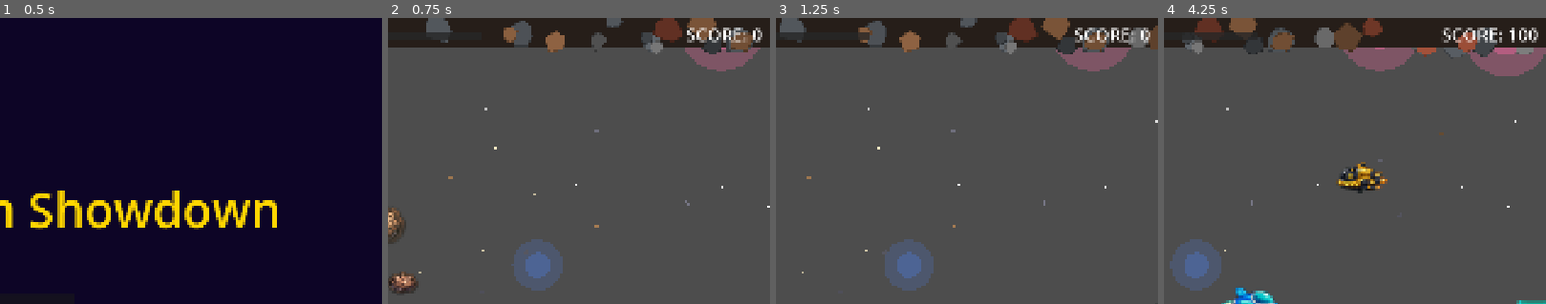
Above: before the commit, frames 1-4 (left to right).
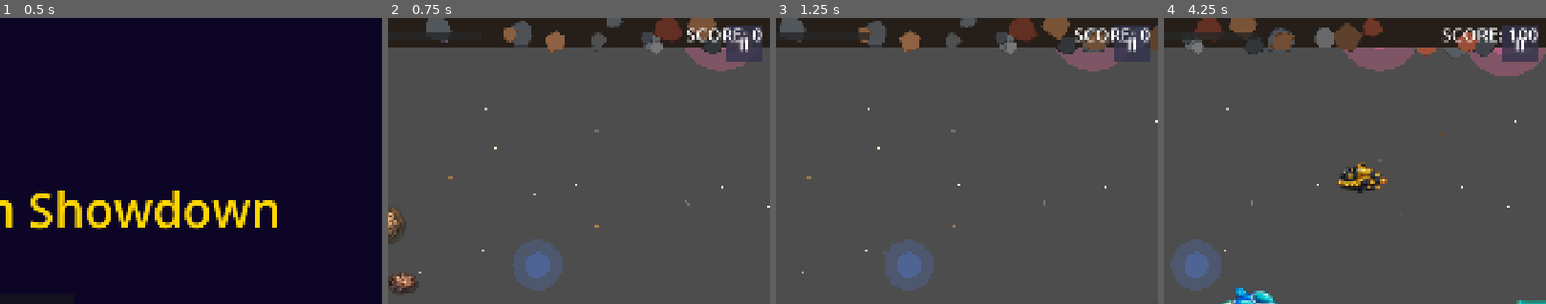
Above: after the commit, the same moments.

Repository: mattzollinhofer/space_scroller
Game: Godot game, scene res://scenes/ui/main_menu.tscn
Two runs of this game, one before a commit and one after it. Both use one fixed random seed, a clock stepped at 60 frames per second and the inputs below.
Inputs (mouse positions are % of the whole screen's width and height, from its top left):
- Up to frame 1 (0.5 s): no input
- Up to frame 2 (0.75 s): click "Play" at 0.5 s
- Up to frame 3 (1.25 s): no input
- Up to frame 4 (4.25 s): tap Enter at 1.25 s; move the mouse to (72, 45) at 1.27 s; hold D (move_right) 1.28-2 s; hold Space (shoot) 1.28-2 s; click (72, 45) at 1.42 s; drag from (30, 55) to (38, 36) at 2.02 s; move the mouse to (60, 28) at 2.77 s; hold D (move_right) 2.78-3.5 s; hold Space (shoot) 2.78-3.5 s; click (60, 28) at 2.92 s; drag from (45, 70) to (20, 76) at 3.52 s
The pictures show only the part of the screen within x 50-100%, y 0-50%; the shares and areas given below are measured in that part.

Frame 1 is identical in both runs. In frame 2, 0.9% of the frame differs, in the area x 88-98%, y 2-16%; in frame 3, 0.7%; in frame 4, 1.1%.

Commit message:
Add pause menu for player to pause and quit to main menu
Players can now pause gameplay by pressing P, ESC, or tapping the pause
button in the top-right corner. The pause menu offers Resume to continue
playing or Quit to Menu to return to the main menu.

- Add "pause" input action mapped to P and ESC keys
- Create PauseMenu CanvasLayer with semi-transparent overlay
- Create PauseButton control in top-right (avoids fire button zone)
- Game tree properly pauses/unpauses when menu shows/hides
- All components use PROCESS_MODE_ALWAYS to work while paused

🤖 Generated with [Claude Code](https://claude.com/claude-code)

Co-Authored-By: Claude Opus 4.5 <noreply@anthropic.com>

Diff:
--- a/project.godot
+++ b/project.godot
@@ -57,6 +57,12 @@
 "events": [Object(InputEventKey,"resource_local_to_scene":false,"resource_name":"","device":-1,"window_id":0,"alt_press …(191 unchanged characters)…
 ]
 }
+pause={
+"deadzone": 0.5,
+"events": [Object(InputEventKey,"resource_local_to_scene":false,"resource_name":"","device":-1,"window_id":0,"alt_pressed":false,"shift_pressed":false,"ctrl_pressed":false,"meta_pressed":false,"pressed":false,"keycode":0,"physical_keycode":80,"key_label":0,"unicode":112,"location":0,"echo":false,"script":null)
+, Object(InputEventKey,"resource_local_to_scene":false,"resource_name":"","device":-1,"window_id":0,"alt_pressed":false,"shift_pressed":false,"ctrl_pressed":false,"meta_pressed":false,"pressed":false,"keycode":0,"physical_keycode":4194305,"key_label":0,"unicode":0,"location":0,"echo":false,"script":null)
+]
+}
 
 [rendering]
 
--- a/scenes/main.tscn
+++ b/scenes/main.tscn
@@ -20,6 +20,8 @@
 [ext_resource type="PackedScene" uid="uid://chealth_display" path="res://scenes/ui/health_display.tscn" id="19_health_display"]
 [ext_resource type="PackedScene" uid="uid://clevel_complete_screen" path="res://scenes/ui/level_complete_screen.tscn" id="20_level_complete"]
 [ext_resource type="PackedScene" uid="uid://cscore_display" path="res://scenes/ui/score_display.tscn" id="21_score_display"]
+[ext_resource type="PackedScene" uid="uid://cpause_menu" path="res://scenes/ui/pause_menu.tscn" id="22_pause_menu"]
+[ext_resource type="PackedScene" uid="uid://cpause_button" path="res://scenes/ui/pause_button.tscn" id="23_pause_button"]
 
 [sub_resource type="RectangleShape2D" id="RectangleShape2D_top"]
 size = Vector2(2048, 80)
@@ -112,6 +114,10 @@
 
 [node name="FireButton" parent="UILayer" instance=ExtResource("15_fire_button")]
 
+[node name="PauseButton" parent="UILayer" instance=ExtResource("23_pause_button")]
+
 [node name="GameOverScreen" parent="." instance=ExtResource("10_gameover")]
 
 [node name="LevelCompleteScreen" parent="." instance=ExtResource("20_level_complete")]
+
+[node name="PauseMenu" parent="." instance=ExtResource("22_pause_menu")]
--- /dev/null
+++ b/scenes/ui/pause_button.tscn
@@ -0,0 +1,36 @@
+[gd_scene load_steps=2 format=3 uid="uid://cpause_button"]
+
+[ext_resource type="Script" path="res://scripts/ui/pause_button.gd" id="1_pause_button"]
+
+[node name="PauseButton" type="Control"]
+anchors_preset = 1
+anchor_left = 1.0
+anchor_right = 1.0
+offset_left = -120.0
+offset_top = 20.0
+offset_right = -20.0
+offset_bottom = 120.0
+grow_horizontal = 0
+script = ExtResource("1_pause_button")
+
+[node name="Background" type="ColorRect" parent="."]
+layout_mode = 1
+anchors_preset = 15
+anchor_right = 1.0
+anchor_bottom = 1.0
+grow_horizontal = 2
+grow_vertical = 2
+color = Color(0.2, 0.2, 0.3, 0.8)
+
+[node name="Label" type="Label" parent="."]
+layout_mode = 1
+anchors_preset = 15
+anchor_right = 1.0
+anchor_bottom = 1.0
+grow_horizontal = 2
+grow_vertical = 2
+theme_override_colors/font_color = Color(1, 1, 1, 1)
+theme_override_font_sizes/font_size = 48
+text = "II"
+horizontal_alignment = 1
+vertical_alignment = 1
--- /dev/null
+++ b/scenes/ui/pause_menu.tscn
@@ -0,0 +1,44 @@
+[gd_scene load_steps=2 format=3 uid="uid://cpause_menu"]
+
+[ext_resource type="Script" path="res://scripts/ui/pause_menu.gd" id="1_pause_menu"]
+
+[node name="PauseMenu" type="CanvasLayer"]
+layer = 10
+script = ExtResource("1_pause_menu")
+
+[node name="Background" type="ColorRect" parent="."]
+anchors_preset = 15
+anchor_right = 1.0
+anchor_bottom = 1.0
+grow_horizontal = 2
+grow_vertical = 2
+color = Color(0, 0, 0, 0.7)
+
+[node name="CenterContainer" type="CenterContainer" parent="."]
+anchors_preset = 15
+anchor_right = 1.0
+anchor_bottom = 1.0
+grow_horizontal = 2
+grow_vertical = 2
+
+[node name="VBoxContainer" type="VBoxContainer" parent="CenterContainer"]
+layout_mode = 2
+theme_override_constants/separation = 40
+
+[node name="PausedLabel" type="Label" parent="CenterContainer/VBoxContainer"]
+layout_mode = 2
+theme_override_colors/font_color = Color(1, 0.84, 0, 1)
+theme_override_font_sizes/font_size = 128
+text = "PAUSED"
+horizontal_alignment = 1
+vertical_alignment = 1
+
+[node name="ResumeButton" type="Button" parent="CenterContainer/VBoxContainer"]
+layout_mode = 2
+theme_override_font_sizes/font_size = 48
+text = "Resume"
+
+[node name="QuitButton" type="Button" parent="CenterContainer/VBoxContainer"]
+layout_mode = 2
+theme_override_font_sizes/font_size = 48
+text = "Quit to Menu"
--- /dev/null
+++ b/scripts/ui/pause_button.gd
@@ -0,0 +1,34 @@
+extends Control
+## Pause button in top-right corner of gameplay screen.
+## Tapping this button triggers the pause menu.
+
+
+## Signal emitted when pause button is pressed
+signal pause_pressed
+
+
+func _ready() -> void:
+	# Set process mode to always, so button works even if paused somehow
+	process_mode = Node.PROCESS_MODE_ALWAYS
+
+
+func _gui_input(event: InputEvent) -> void:
+	# Handle touch events on the button
+	if event is InputEventScreenTouch:
+		if event.pressed:
+			_trigger_pause()
+			accept_event()
+	elif event is InputEventMouseButton:
+		if event.pressed and event.button_index == MOUSE_BUTTON_LEFT:
+			_trigger_pause()
+			accept_event()
+
+
+## Trigger the pause action
+func _trigger_pause() -> void:
+	pause_pressed.emit()
+	# Also trigger the pause input action for the pause menu to catch
+	var pause_event = InputEventAction.new()
+	pause_event.action = "pause"
+	pause_event.pressed = true
+	Input.parse_input_event(pause_event)
--- /dev/null
+++ b/scripts/ui/pause_menu.gd
@@ -0,0 +1,57 @@
+extends CanvasLayer
+## Pause menu overlay that displays when the player pauses the game.
+## Pauses the game tree when shown. Provides Resume and Quit to Menu options.
+
+
+## Reference to resume button
+@onready var _resume_button: Button = $CenterContainer/VBoxContainer/ResumeButton
+
+## Reference to quit button
+@onready var _quit_button: Button = $CenterContainer/VBoxContainer/QuitButton
+
+
+func _ready() -> void:
+	# Start hidden
+	visible = false
+	# Set process mode to continue running when game is paused
+	process_mode = Node.PROCESS_MODE_ALWAYS
+
+	# Connect button signals
+	if _resume_button:
+		_resume_button.pressed.connect(_on_resume_button_pressed)
+	if _quit_button:
+		_quit_button.pressed.connect(_on_quit_button_pressed)
+
+
+func _unhandled_input(event: InputEvent) -> void:
+	# Handle P/ESC key toggle
+	if event.is_action_pressed("pause"):
+		if visible:
+			hide_pause_menu()
+		else:
+			show_pause_menu()
+		get_viewport().set_input_as_handled()
+
+
+## Show the pause menu and pause the game
+func show_pause_menu() -> void:
+	visible = true
+	get_tree().paused = true
+
+
+## Hide the pause menu and resume the game
+func hide_pause_menu() -> void:
+	visible = false
+	get_tree().paused = false
+
+
+## Resume button pressed handler
+func _on_resume_button_pressed() -> void:
+	hide_pause_menu()
+
+
+## Quit to menu button pressed handler
+func _on_quit_button_pressed() -> void:
+	# Unpause before changing scene
+	get_tree().paused = false
+	get_tree().change_scene_to_file("res://scenes/ui/main_menu.tscn")
--- /dev/null
+++ b/tests/test_pause_menu.gd
@@ -0,0 +1,191 @@
+extends Node2D
+## Integration test: Pause menu can be opened, game pauses, resume continues, quit returns to menu
+## Run this scene to verify pause functionality works end-to-end.
+
+var _test_passed: bool = false
+var _test_failed: bool = false
+var _failure_reason: String = ""
+var _test_timeout: float = 5.0
+var _timer: float = 0.0
+var _current_step: int = 0
+
+var main_scene_instance: Node = null
+var pause_menu: Node = null
+var pause_button: Node = null
+
+
+func _ready() -> void:
+	# Set process mode to ALWAYS so test continues running when game is paused
+	process_mode = Node.PROCESS_MODE_ALWAYS
+
+	print("=== Test: Pause Menu Functionality ===")
+
+	# Load and setup main scene to get all components
+	var main_scene = load("res://scenes/main.tscn")
+	if not main_scene:
+		_fail("Could not load main scene")
+		return
+
+	main_scene_instance = main_scene.instantiate()
+	add_child(main_scene_instance)
+
+	# Find the pause menu
+	pause_menu = main_scene_instance.get_node_or_null("PauseMenu")
+	if not pause_menu:
+		_fail("PauseMenu node not found in main scene")
+		return
+
+	# Verify pause menu starts hidden
+	if pause_menu.visible:
+		_fail("PauseMenu should start hidden")
+		return
+
+	print("PauseMenu found and starts hidden")
+
+	# Verify pause menu has required methods
+	if not pause_menu.has_method("show_pause_menu"):
+		_fail("PauseMenu does not have 'show_pause_menu' method")
+		return
+
+	if not pause_menu.has_method("hide_pause_menu"):
+		_fail("PauseMenu does not have 'hide_pause_menu' method")
+		return
+
+	print("PauseMenu has required methods")
+
+	# Find pause button
+	pause_button = _find_node_by_name(main_scene_instance, "PauseButton")
+	if not pause_button:
+		_fail("PauseButton not found in main scene")
+		return
+
+	print("PauseButton found")
+
+	# Find Resume button in pause menu
+	var resume_button = _find_button_by_text(pause_menu, "Resume")
+	if not resume_button:
+		resume_button = _find_node_by_name(pause_menu, "ResumeButton") as Button
+
+	if not resume_button:
+		_fail("Resume button not found in PauseMenu")
+		return
+
+	print("Resume button found")
+
+	# Find Quit to Menu button
+	var quit_button = _find_button_by_text(pause_menu, "Quit")
+	if not quit_button:
+		quit_button = _find_button_by_text(pause_menu, "Menu")
+		if not quit_button:
+			quit_button = _find_node_by_name(pause_menu, "QuitButton") as Button
+
+	if not quit_button:
+		_fail("Quit to Menu button not found in PauseMenu")
+		return
+
+	print("Quit to Menu button found")
+
+	# Verify process mode is set correctly for pause menu
+	if pause_menu.process_mode != Node.PROCESS_MODE_ALWAYS:
+		_fail("PauseMenu process_mode should be PROCESS_MODE_ALWAYS")
+		return
+
+	print("PauseMenu process_mode is correctly set to ALWAYS")
+
+	# Check that "pause" action exists in InputMap
+	if not InputMap.has_action("pause"):
+		_fail("InputMap missing 'pause' action")
+		return
+
+	print("InputMap has 'pause' action")
+
+	# Now test pause functionality
+	_current_step = 1
+	print("Step 1: Testing show_pause_menu...")
+
+
+func _process(delta: float) -> void:
+	if _test_passed or _test_failed:
+		return
+
+	_timer += delta
+
+	# Check for timeout
+	if _timer >= _test_timeout:
+		_fail("Test timed out at step %d" % _current_step)
+		return
+
+	match _current_step:
+		1:
+			# Test showing pause menu
+			pause_menu.show_pause_menu()
+			_current_step = 2
+
+		2:
+			# Verify pause menu is visible and game is paused
+			if not pause_menu.visible:
+				_fail("PauseMenu should be visible after show_pause_menu()")
+				return
+
+			if not get_tree().paused:
+				_fail("Game tree should be paused after show_pause_menu()")
+				return
+
+			print("Step 2: PauseMenu visible and game paused - PASSED")
+			_current_step = 3
+
+		3:
+			# Test hiding pause menu (resume)
+			pause_menu.hide_pause_menu()
+			_current_step = 4
+
+		4:
+			# Verify pause menu is hidden and game is unpaused
+			if pause_menu.visible:
+				_fail("PauseMenu should be hidden after hide_pause_menu()")
+				return
+
+			if get_tree().paused:
+				_fail("Game tree should be unpaused after hide_pause_menu()")
+				return
+
+			print("Step 4: PauseMenu hidden and game unpaused - PASSED")
+			_pass()
+
+
+func _find_node_by_name(root: Node, node_name: String) -> Node:
+	if root.name == node_name:
+		return root
+	for child in root.get_children():
+		var found = _find_node_by_name(child, node_name)
+		if found:
+			return found
+	return null
+
+
+func _find_button_by_text(root: Node, text_contains: String) -> Button:
+	if root is Button:
+		if text_contains.to_lower() in root.text.to_lower():
+			return root
+	for child in root.get_children():
+		var found = _find_button_by_text(child, text_contains)
+		if found:
+			return found
+	return null
+
+
+func _pass() -> void:
+	_test_passed = true
+	print("=== TEST PASSED ===")
+	print("Pause menu functionality works correctly.")
+	await get_tree().create_timer(0.5).timeout
+	get_tree().quit(0)
+
+
+func _fail(reason: String) -> void:
+	_test_failed = true
+	_failure_reason = reason
+	print("=== TEST FAILED ===")
+	print("Reason: %s" % reason)
+	await get_tree().create_timer(0.5).timeout
+	get_tree().quit(1)
--- /dev/null
+++ b/tests/test_pause_menu.tscn
@@ -0,0 +1,6 @@
+[gd_scene load_steps=2 format=3]
+
+[ext_resource type="Script" path="res://tests/test_pause_menu.gd" id="1_test"]
+
+[node name="TestPauseMenu" type="Node2D"]
+script = ExtResource("1_test")
Not shown: 1 places in scenes/main.tscn that only renumber resources
Not shown, changed: agent-os/specs/2025-12-30-9-game-ui/tasks.md
